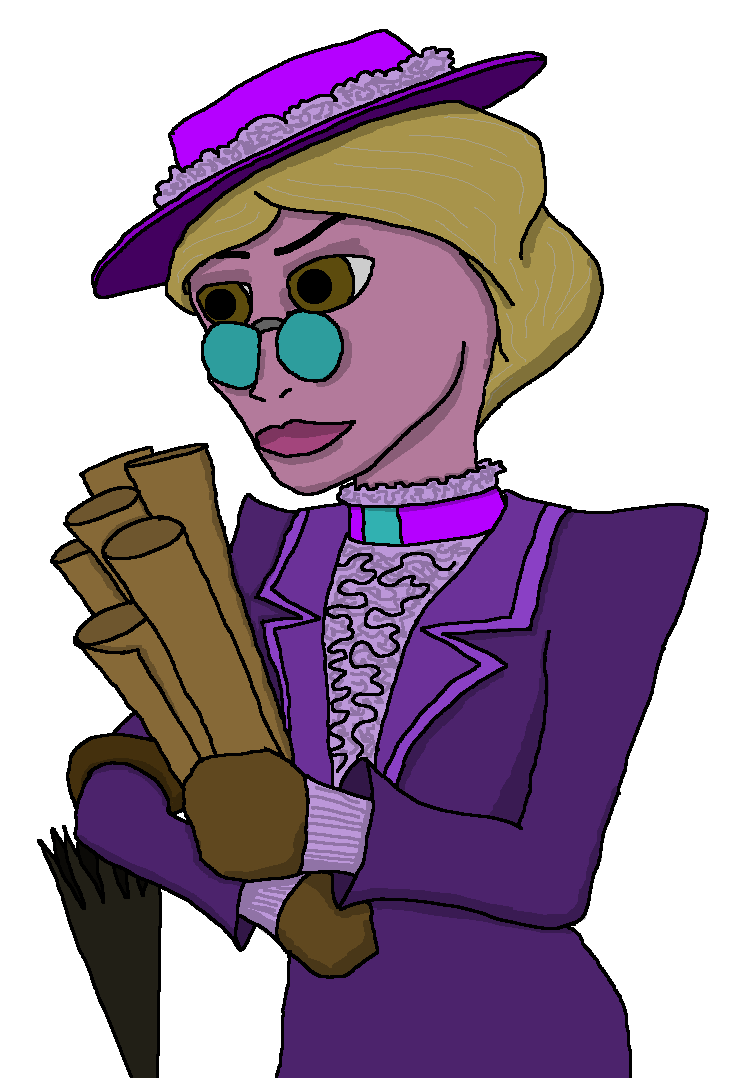
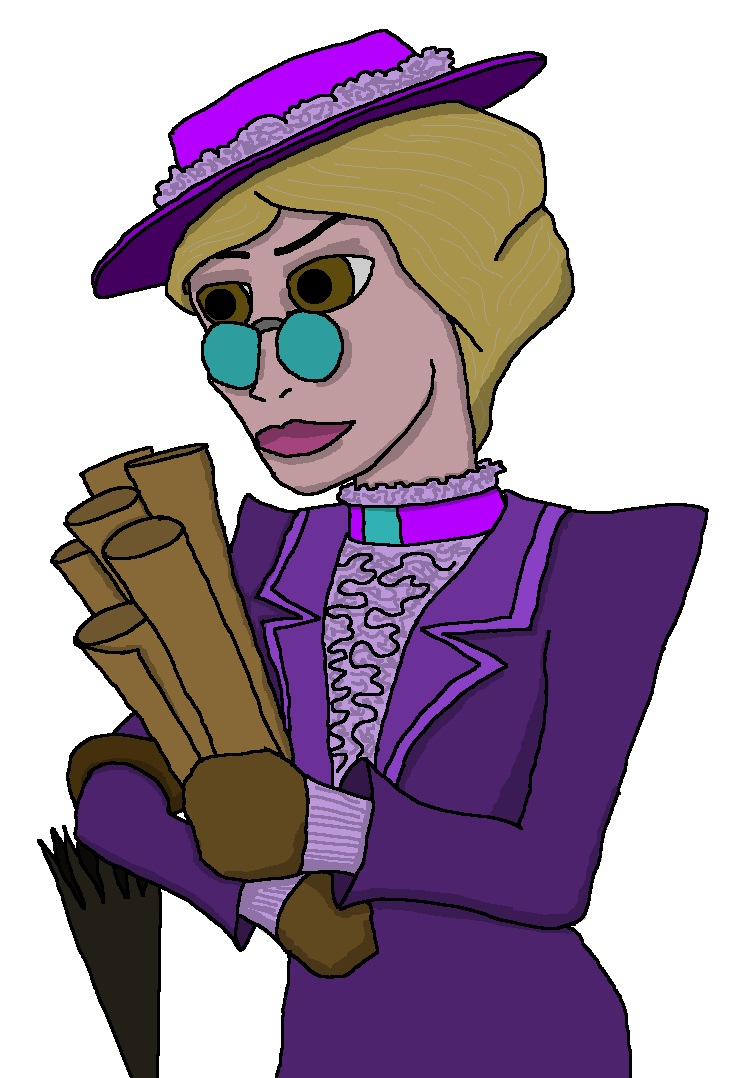
The second 734px x 1078px image is a revision of the first. Changes to its layers:
added layer "vic shade fix" (multiply) above "vic fill fix" over [190, 125, 604, 493]
added layer "vic fill fix" above "vic shade" over [190, 125, 604, 493]
hid "vic shade" over [190, 125, 604, 493]
hid "vic fill" over [190, 125, 604, 493]
